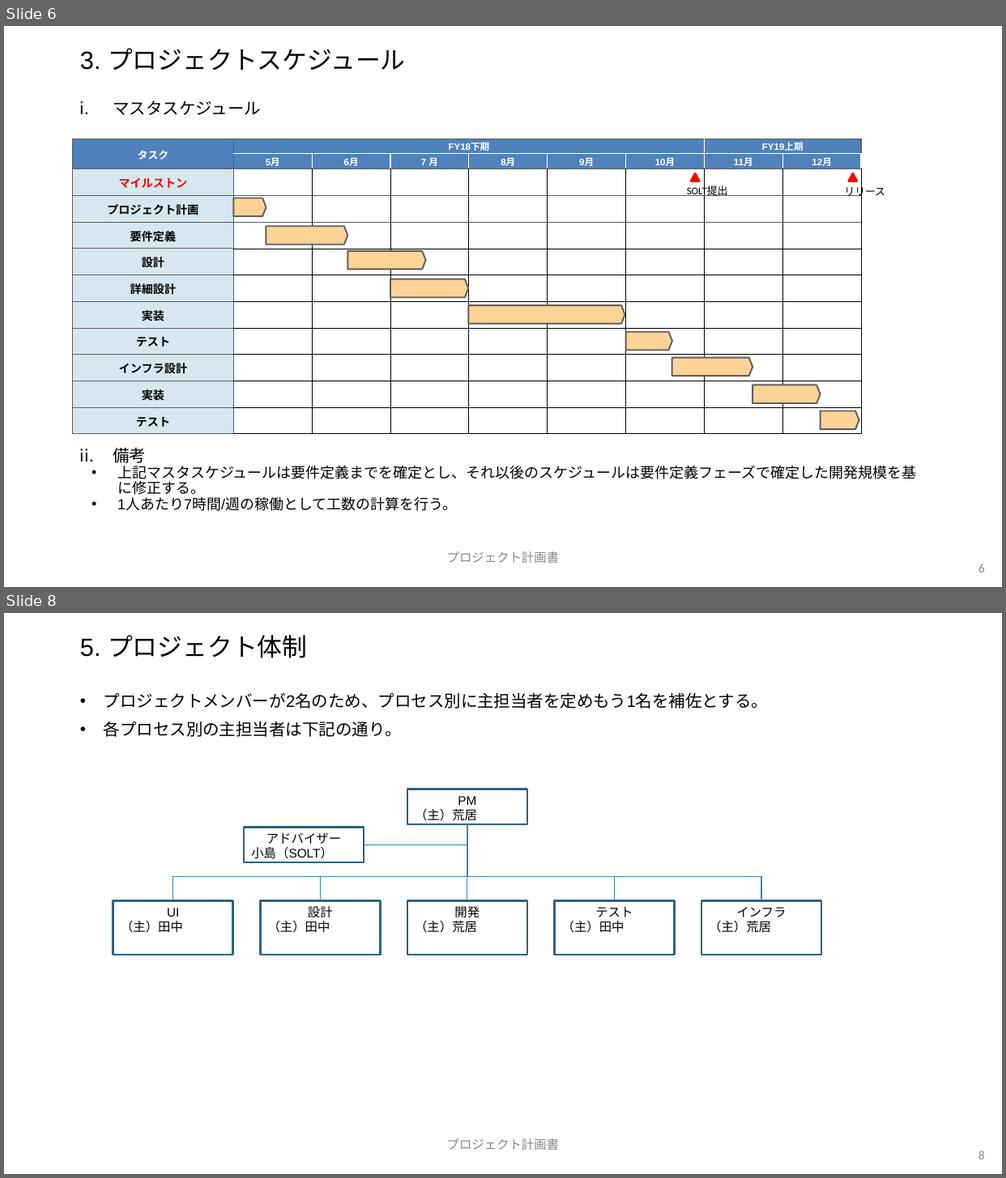
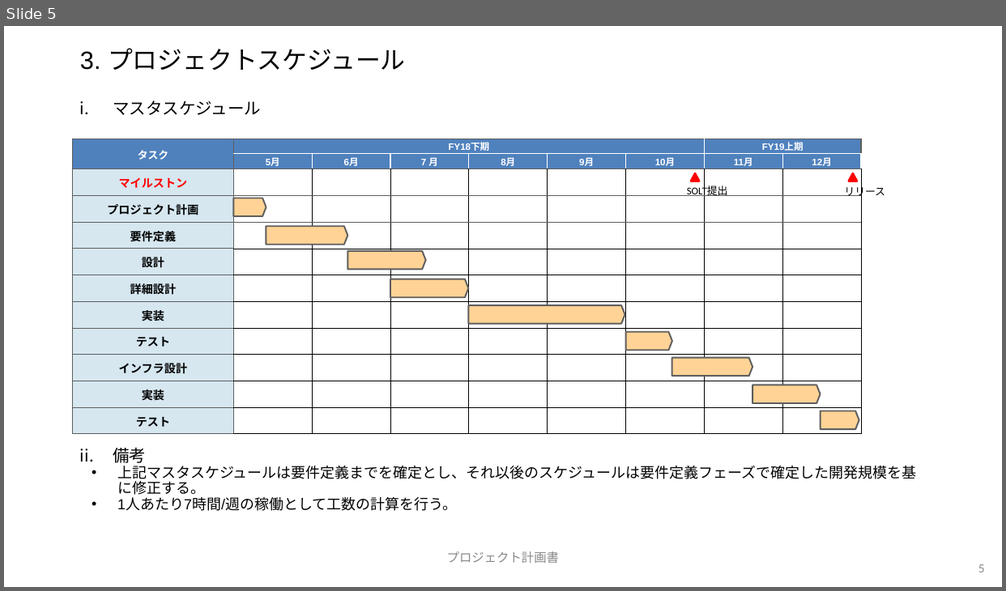
Before and after one commit to yoshtanaka/toraberu, a slide deck: プロジェクト計画書.pptx. Shown one above the other, each under a label of ours: slides 6 and 8 before the commit, slide 5 after it; the slides between them are not shown. The pictures are 1006x1178 and 1006x591 pixels, drawn with LibreOffice and Linux fonts; fonts in the diff are those of the drawing; background and template pictures are left out. Boxes give left, top, right and bottom in pixels: in the first picture for what was removed or moved away, otherwise in the second. Text is boxed around its words. In the diff, an @@ line names an element or a change of style, - is before the commit and + after.

```diff
--- a/プロジェクト計画書.pptx
+++ b/プロジェクト計画書.pptx
@@ slide 8 removed at box(4, 613, 1002, 1174), background #FFFFFF @@
@@ title removed at box(80, 635, 307, 658) @@
-5. プロジェクト体制
@@ text removed at box(104, 692, 768, 737) @@
-• プロジェクトメンバーが2名のため、プロセス別に主担当者を定めもう1名を補佐とする。
-• 各プロセス別の主担当者は下記の通り。
@@ rectangle removed at box(407, 789, 527, 824) @@
-PM
-（主）荒居
@@ elbow line removed from (467, 825) to (173, 901) @@
@@ rectangle removed at box(244, 827, 364, 862) @@
-アドバイザー
-小島（SOLT）
@@ elbow line removed from (467, 825) to (320, 901) @@
@@ elbow line removed from (467, 825) to (614, 901) @@
@@ elbow line removed from (467, 825) to (761, 901) @@
@@ line removed from (467, 825) to (467, 901) @@
@@ line removed from (364, 845) to (467, 845) @@
@@ rectangle removed at box(113, 901, 233, 954) @@
-UI
-（主）田中
@@ rectangle removed at box(260, 901, 380, 954) @@
-設計
-（主）田中
@@ rectangle removed at box(407, 901, 527, 954) @@
-開発
-（主）荒居
@@ rectangle removed at box(554, 901, 674, 954) @@
-テスト
-（主）田中
@@ rectangle removed at box(701, 901, 821, 954) @@
-インフラ
-（主）荒居
@@ text removed at box(447, 1139, 559, 1150) @@
-プロジェクト計画書
@@ page number removed at box(978, 1151, 985, 1160) @@
-8
@@ what was slide 6 is now slide 5 @@
@@ page number at box(978, 565, 985, 573): text changed @@
-6
+5
```
Also in this commit, not shown: 7 slides changed, 2 other slides removed.
